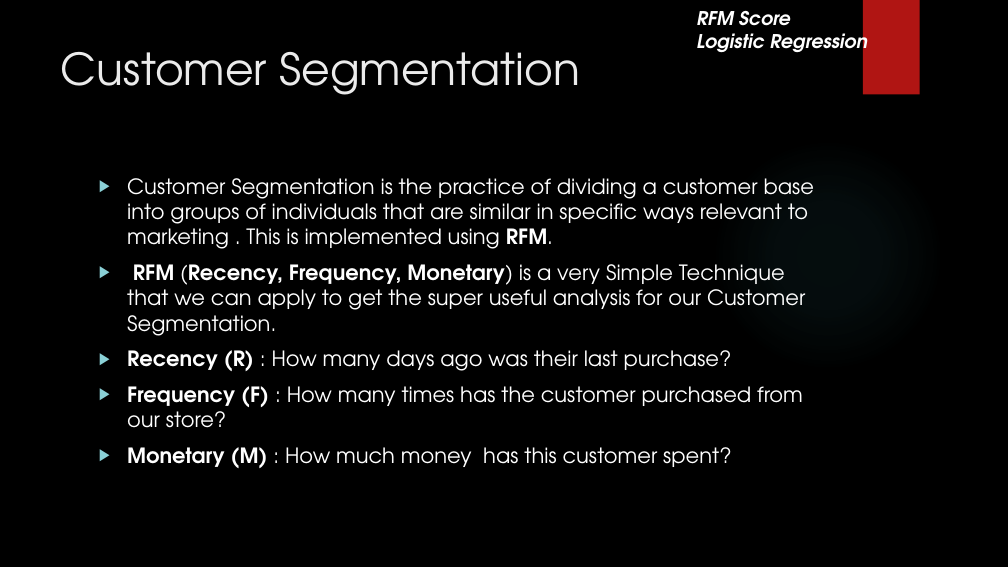
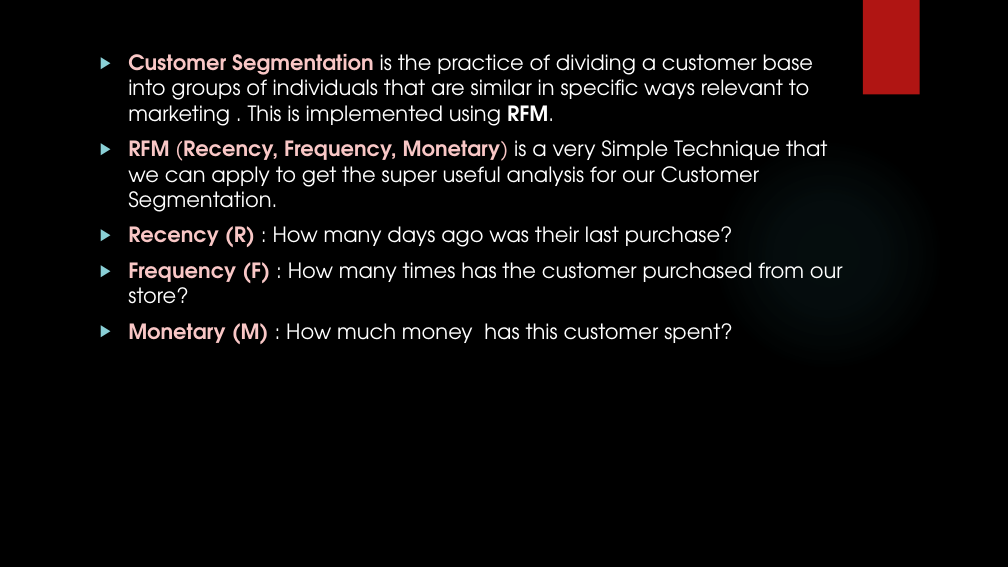
Before and after one commit to madhuhasa/digital-alpha, a slide deck: slide 13 of project/DIGITAL MARKETING.pptx (slide 15 before the commit). Drawn at 1008x567 pixels with LibreOffice and Linux fonts; fonts in the diff are those of the drawing; background and template pictures are left out. Boxes give left, top, right and bottom in pixels: in the first picture for what was removed or moved away, otherwise in the second. Text is boxed around its words. In the diff, an @@ line names an element or a change of style, - is before the commit and + after.

```diff
--- a/project/DIGITAL MARKETING.pptx
+++ b/project/DIGITAL MARKETING.pptx
@@ text removed at (x1=697, y1=11, x2=868, y2=56) @@
-RFM Score
-Logistic Regression
@@ title removed at (x1=61, y1=52, x2=580, y2=95) @@
-Customer Segmentation
@@ text "Customer Segmentation is the practice ..." moved from (x1=127, y1=178, x2=815, y2=468) to (x1=128, y1=54, x2=843, y2=344) @@
@@ text "Customer Segmentation is the practice ..." at (x1=128, y1=54, x2=843, y2=344): text colour #FFFFFF to #F9C7C6 in "Customer Segmentation", "RFM (Recency, Frequency, Monetary)", "Recency (R)", "Frequency (F)" and 1 more places; bold on in "Customer Segmentation" @@
```
Also in this commit, not shown: 12 other slides changed, 14 slides added, 2 slides removed.
